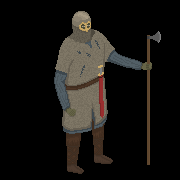
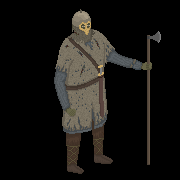
Two versions of the same layered image (180×180). Layer-by-layer changes:
painted on "Background" over bbox(54, 9, 150, 174)
